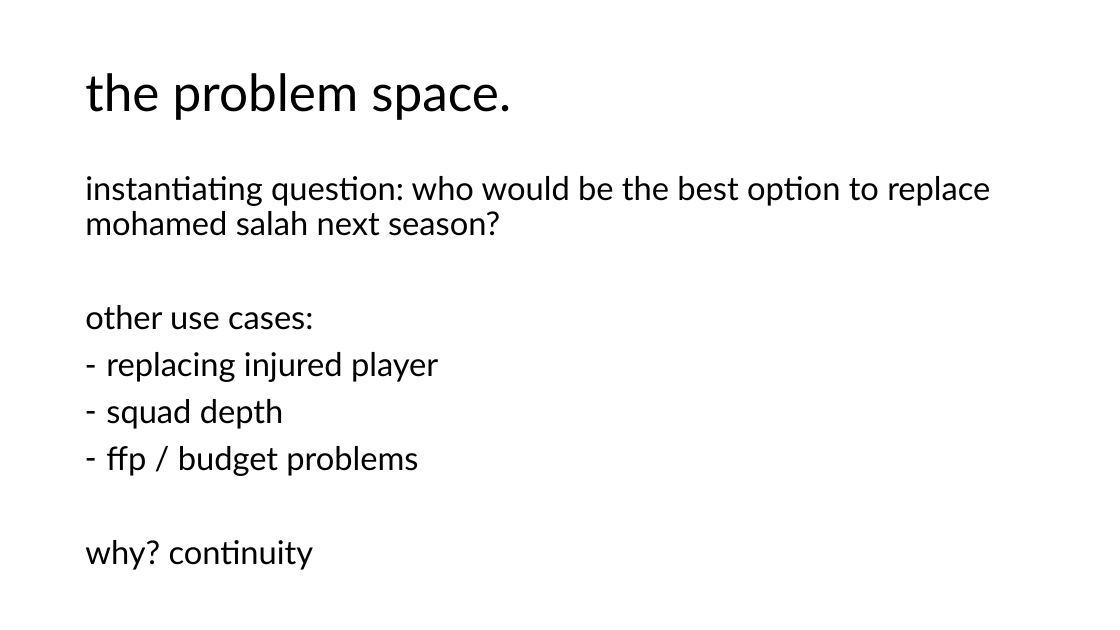
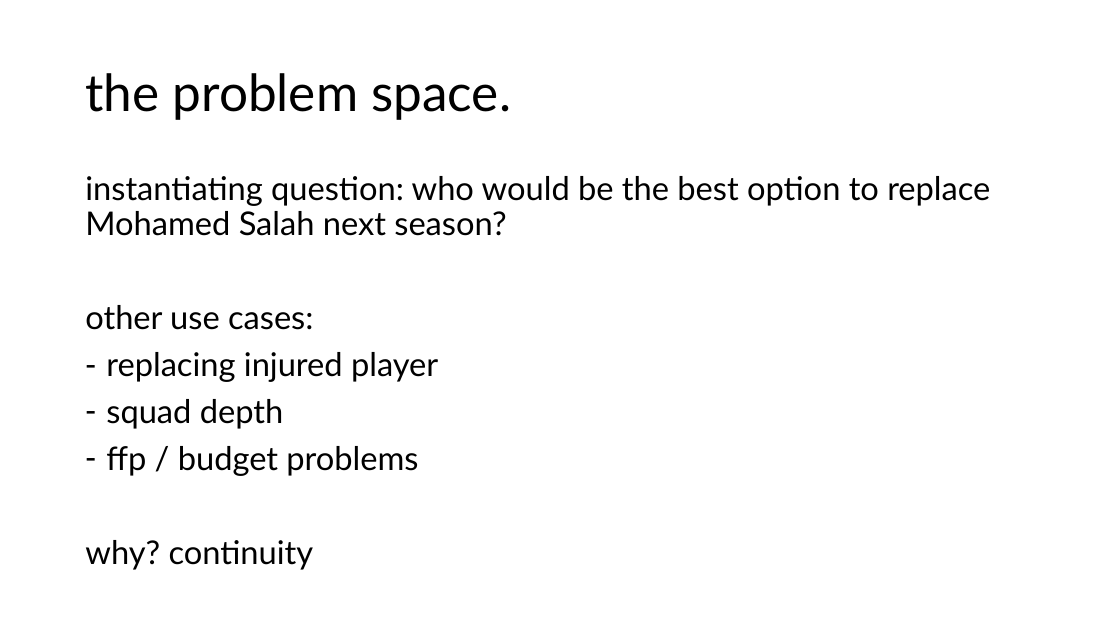
Before and after one commit to bebo0947/CapstoneBall, a slide deck: slide 2 of presentations/Sprint 1.pptx. Drawn at 1120x630 pixels with LibreOffice and Linux fonts; fonts in the diff are those of the drawing. Boxes give left, top, right and bottom in pixels: in the first picture for what was removed or moved away, otherwise in the second. Text is boxed around its words. In the diff, an @@ line names an element or a change of style, - is before the commit and + after.

```diff
--- a/presentations/Sprint 1.pptx
+++ b/presentations/Sprint 1.pptx
@@ text at bbox=[85, 176, 990, 236]: text changed @@
-instantiating question: who would be the best option to replace mohamed salah next season?
+instantiating question: who would be the best option to replace Mohamed Salah next season?
```
Also in this commit, not shown: 2 other slides changed.
